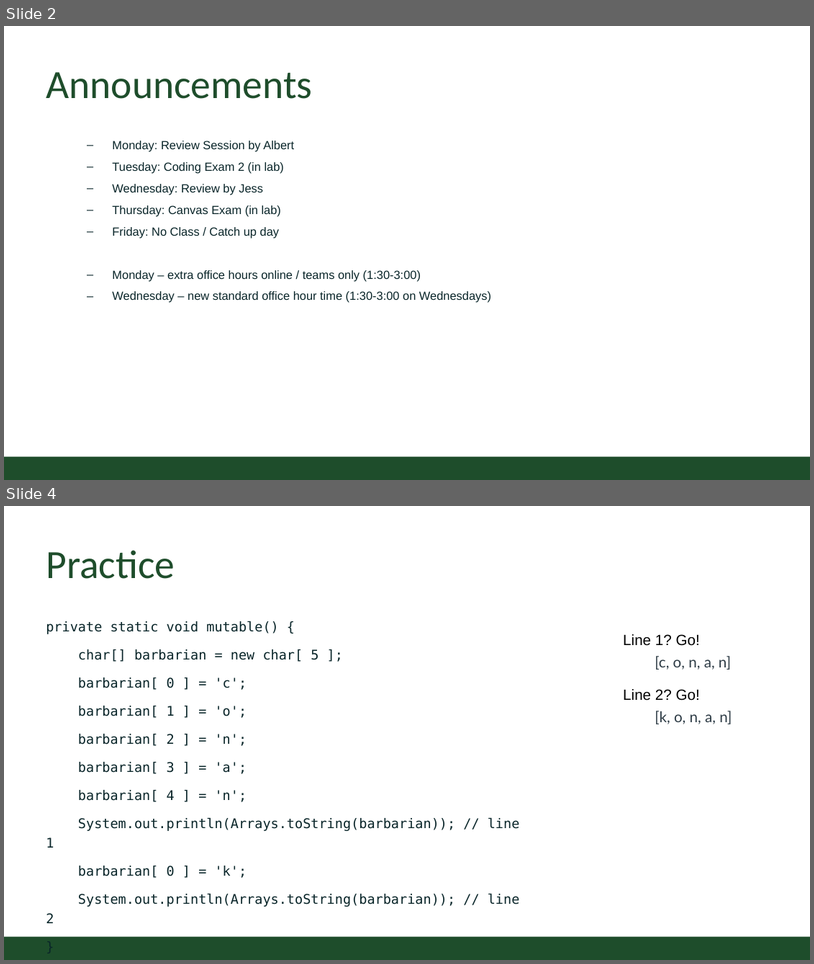
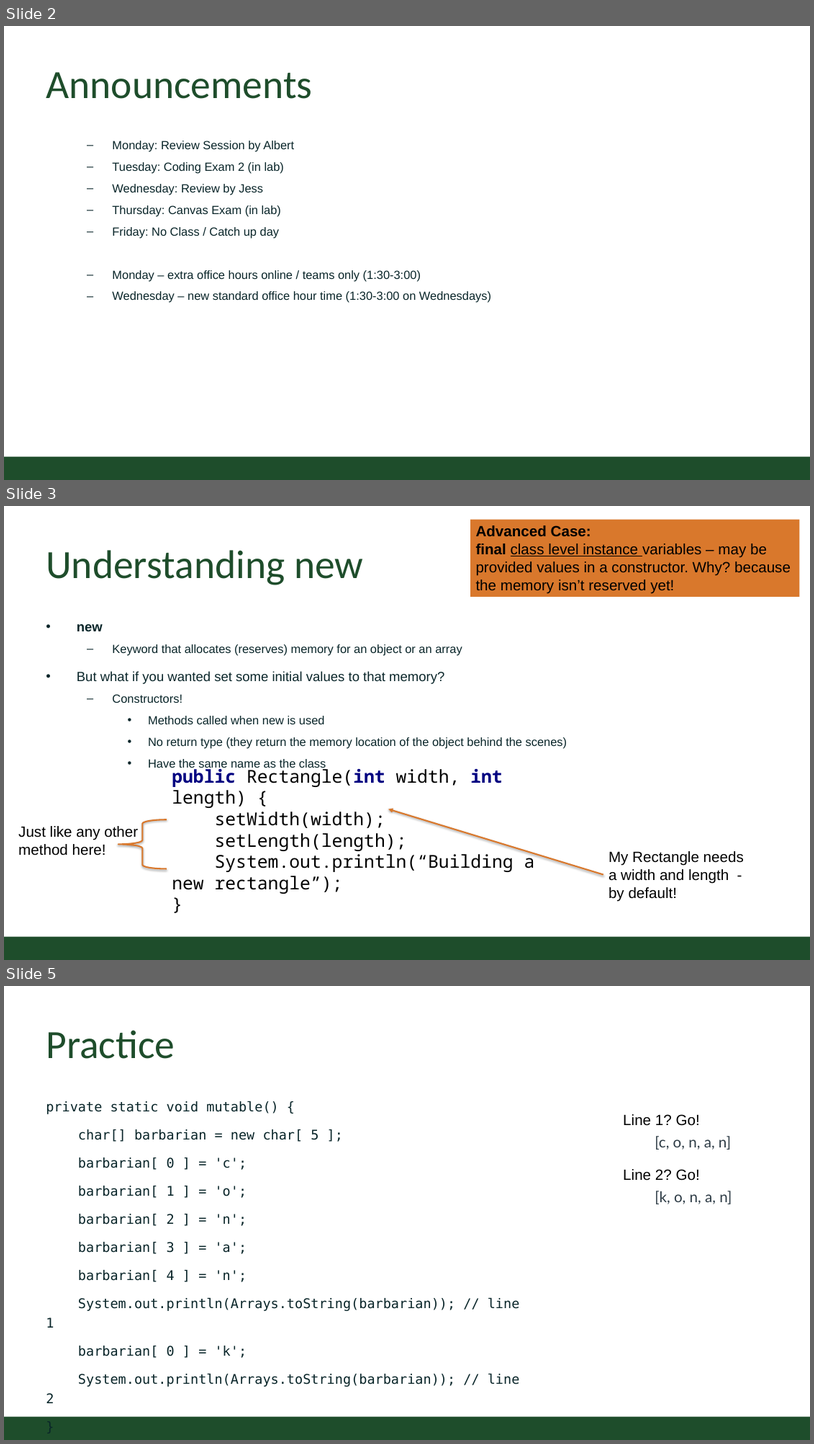
Before and after one commit to CSU-CompSci-CS163-4/Handouts, a slide deck: slides/On-Campus/ReviewSessionUnit2_2021.pptx. Shown one above the other, each under a label of ours: slides 2 and 4 before the commit, slides 2, 3 and 5 after it; the slides between them are not shown. The pictures are 814x964 and 814x1444 pixels, drawn with LibreOffice and Linux fonts; fonts in the diff are those of the drawing; background and template pictures are left out. Boxes give left, top, right and bottom in pixels: in the first picture for what was removed or moved away, otherwise in the second. Text is boxed around its words. In the diff, an @@ line names an element or a change of style, - is before the commit and + after.

```diff
--- a/slides/On-Campus/ReviewSessionUnit2_2021.pptx
+++ b/slides/On-Campus/ReviewSessionUnit2_2021.pptx
@@ slide 3 added at box(4, 506, 810, 960), background #FFFFFF; not listed: 1 template element that a slide beside it also shows @@
@@ rectangle added at box(471, 520, 800, 597), fill #D9782C, 20 pt, text #000000 @@
+Advanced Case:
+final class level instance variables – may be provided values in a constructor. Why? because the memory isn’t reserved yet!
@@ title added at box(46, 550, 363, 585), 54 pt, text #1E4D2B @@
+Understanding new
@@ text added at box(77, 624, 568, 770), 16 pt, text #092529 @@
+• new
+  – Keyword that allocates (reserves) memory for an object or an array
+• But what if you wanted set some initial values to that memory?
+  – Constructors!
+    • Methods called when new is used
+    • No return type (they return the memory location of the object behind the scenes)
+    • Have the same name as the class
@@ text added at box(172, 766, 535, 893), 24 pt, text #000000 @@
+public Rectangle(int width, int length) {
+setWidth(width);
+setLength(length);
+System.out.println(“Building a new rectangle”);
+}
@@ text added at box(18, 826, 138, 855), 20 pt, text #000000 @@
+Just like any other method here!
@@ left brace added at box(118, 819, 166, 868), outline #D9782C 2 pt @@
@@ arrow added from (604, 874) to (388, 809), #D9782C 2 pt @@
@@ text added at box(609, 851, 744, 901), 20 pt, text #000000 @@
+My Rectangle needs a width and length - by default!
@@ what was slide 4 is now slide 5 @@
```
Also in this commit, not shown: 3 slides changed, 2 other slides added.
